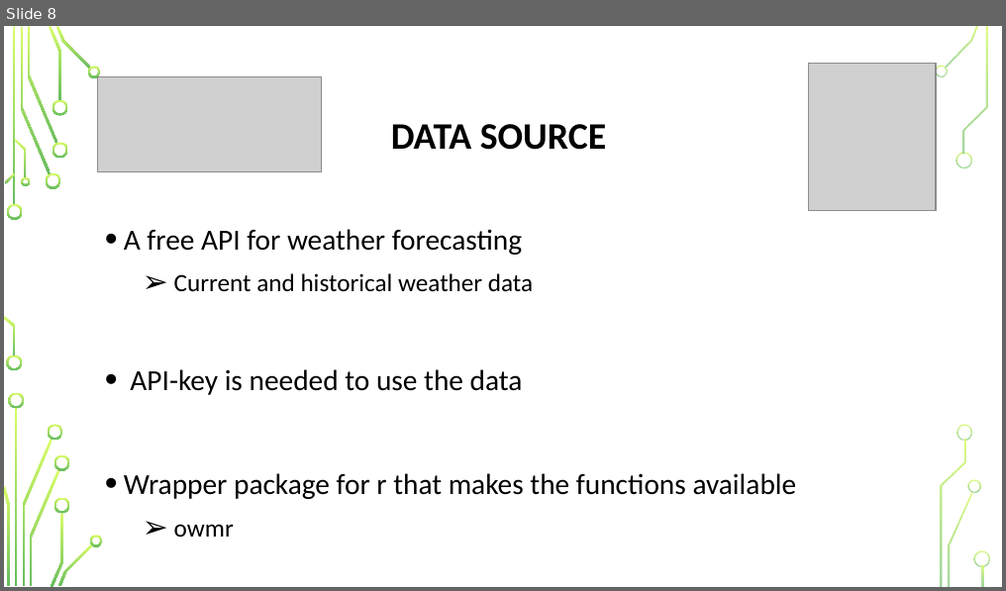
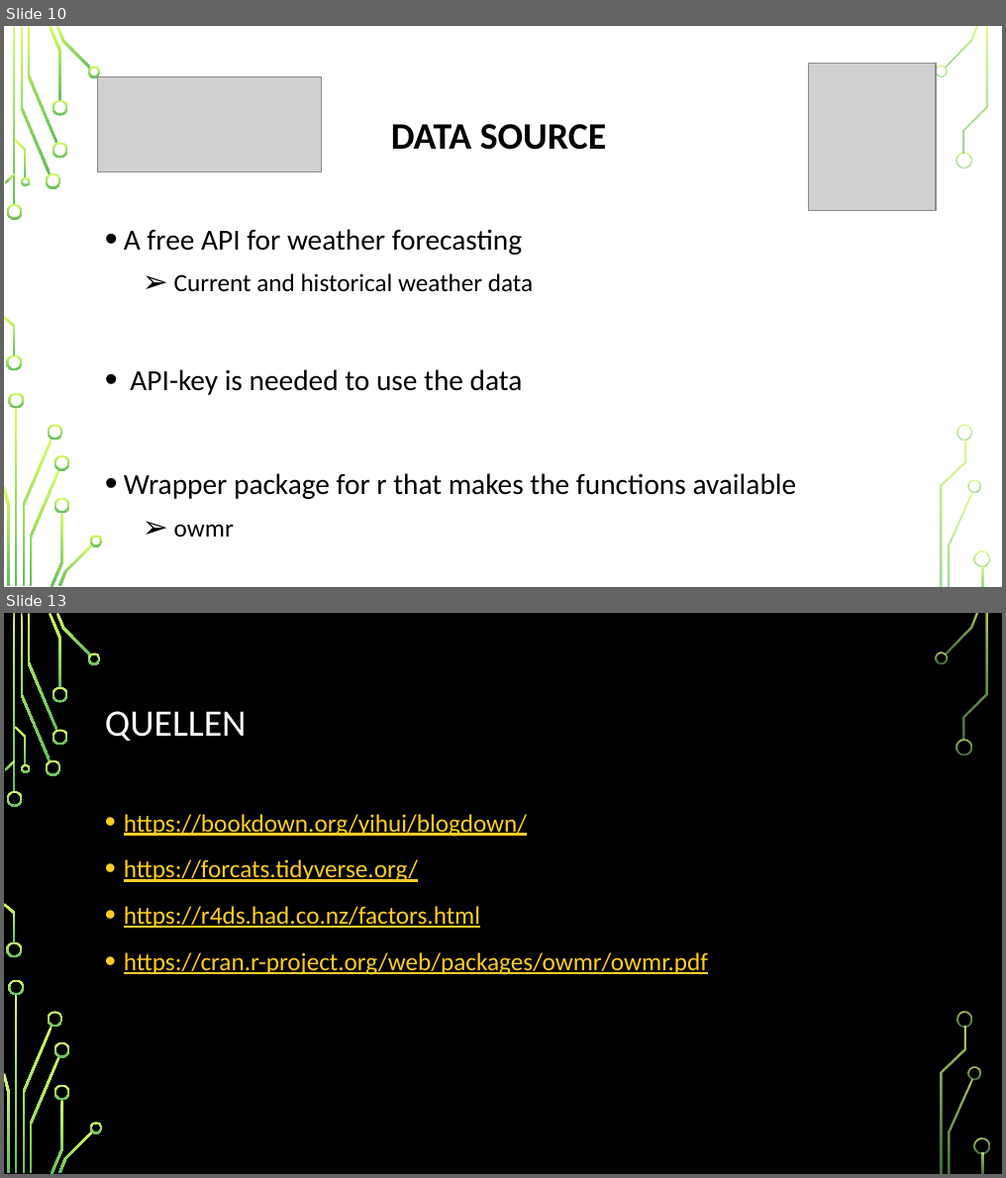
Before and after one commit to AlexanderKleine/blogdown-forcats, a slide deck: BlogDown&Forcats.pptx. Shown one above the other, each under a label of ours: slide 8 before the commit, slides 10 and 13 after it; the slides between them are not shown. The pictures are 1006x591 and 1006x1178 pixels, drawn with LibreOffice and Linux fonts; fonts in the diff are those of the drawing; grey boxes stand for pictures; background and template pictures are left out. Boxes give left, top, right and bottom in pixels: in the first picture for what was removed or moved away, otherwise in the second. Text is boxed around its words. In the diff, an @@ line names an element or a change of style, - is before the commit and + after.

```diff
--- a/BlogDown&Forcats.pptx
+++ b/BlogDown&Forcats.pptx
@@ slide 13 added at bbox=[4, 613, 1002, 1174], background picture (left out); not listed: 36 template elements that a slide beside it also shows @@
@@ title added at bbox=[105, 711, 247, 741], 36 pt, text #FFFFFF @@
+QUELLEN
@@ text added at bbox=[124, 814, 708, 975], 24 pt, text #FFCE23, underline @@
+• https://bookdown.org/yihui/blogdown/
+• https://forcats.tidyverse.org/
+• https://r4ds.had.co.nz/factors.html
+• https://cran.r-project.org/web/packages/owmr/owmr.pdf
@@ what was slide 8 is now slide 10 @@
```
Also in this commit, not shown: 6 slides changed, 1 other slide added, 4 other files.
